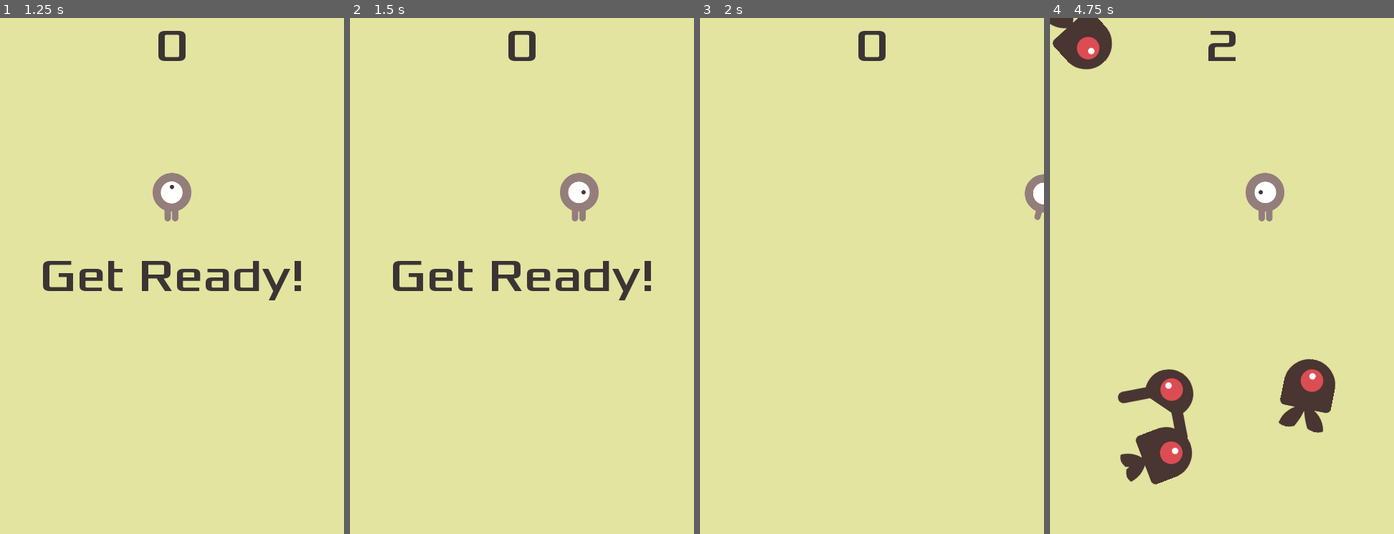
Above: before the commit, frames 1-4 (left to right).
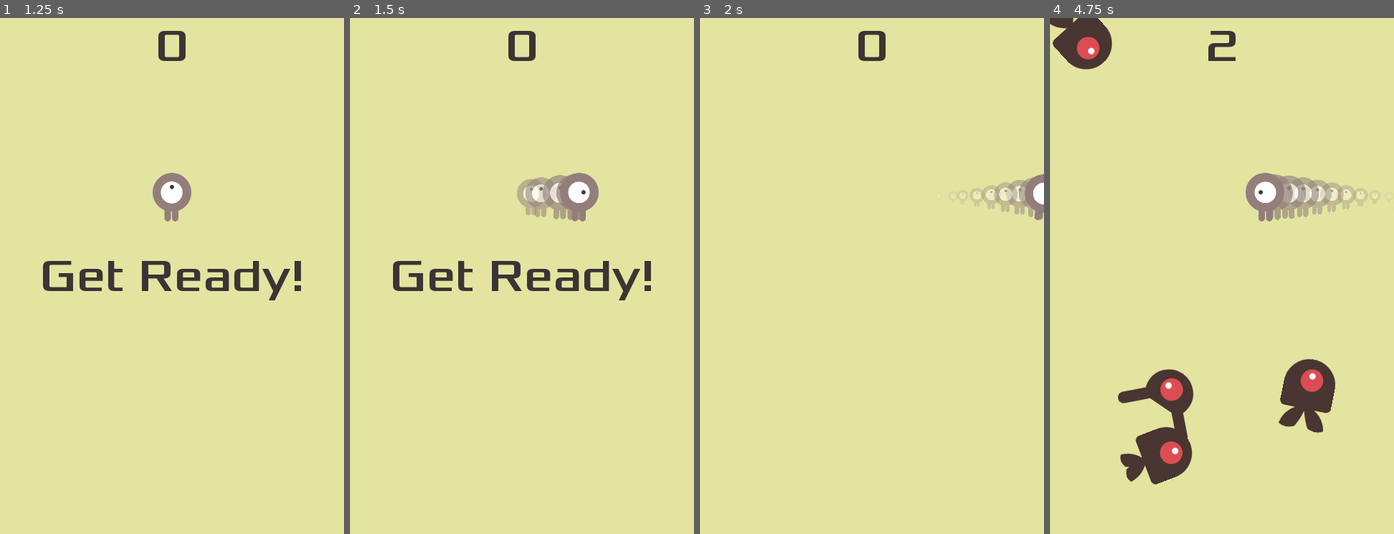
Above: after the commit, the same moments.

Repository: Domogo/dodgeTheCreeps
Game: Godot game, scene res://Main.tscn
Same seed, same stepped clock (60 frames per second), same inputs: the game is played once before the commit and once after it.
Inputs:
- Up to frame 1 (1.25 s): click "Start" at 0.5 s
- Up to frame 2 (1.5 s): tap Enter at 1.25 s; hold Right (ui_right) from 1.28 s (still down)
- Up to frame 3 (2 s): keep holding Right (ui_right)
- Up to frame 4 (4.75 s): release Right (ui_right) at 2.03 s; hold Down (ui_down) 2.03-2.78 s; hold Right (ui_right) 2.78-3.53 s; hold Up (ui_up) 3.53-4.28 s; hold Left (ui_left) from 4.28 s (still down)

Frame 1 is identical in both runs. In frame 2, 0.9% of the frame differs, in the area x 48-67%, y 30-40%; in frame 3, 0.7%; in frame 4, 1.4%, in the area x 64-95%, y 30-40%.

Commit message:
leave a trail when moving

Diff:
--- a/objects/Player.gd
+++ b/objects/Player.gd
@@ -29,8 +29,10 @@
 			$AnimatedSprite.animation = "up"
 			$AnimatedSprite.flip_v = velocity.y > 0
 		$AnimatedSprite.play()
+		$Trail.emitting = true
 	else:
 		$AnimatedSprite.stop()
+		$Trail.emitting = false
 	position += velocity * delta
 	position.x = clamp(position.x, 0, screen_size.x)
 	position.y = clamp(position.y, 0, screen_size.y)
--- a/objects/Player.tscn
+++ b/objects/Player.tscn
@@ -23,6 +23,27 @@
 radius = 26.7972
 height = 14.6014
 
+[sub_resource type="Gradient" id=3]
+colors = PoolColorArray( 1, 1, 1, 0.764706, 1, 1, 1, 0 )
+
+[sub_resource type="GradientTexture" id=4]
+gradient = SubResource( 3 )
+
+[sub_resource type="Curve" id=5]
+_data = [ Vector2( 0.0105601, 0.4714 ), 0.0, 0.0, 0, 0, Vector2( 1, 0.0929999 ), 0.0, 0.0, 0, 0 ]
+
+[sub_resource type="CurveTexture" id=6]
+curve = SubResource( 5 )
+
+[sub_resource type="ParticlesMaterial" id=7]
+flag_disable_z = true
+gravity = Vector3( 0, 0, 0 )
+angular_velocity = -1.0
+orbit_velocity = 0.0
+orbit_velocity_random = 0.0
+scale_curve = SubResource( 6 )
+color_ramp = SubResource( 4 )
+
 [node name="Player" type="Area2D"]
 script = ExtResource( 1 )
 __meta__ = {
@@ -36,4 +57,12 @@
 
 [node name="CollisionShape2D" type="CollisionShape2D" parent="."]
 shape = SubResource( 2 )
+
+[node name="Trail" type="Particles2D" parent="."]
+show_behind_parent = true
+amount = 10
+speed_scale = 2.0
+local_coords = false
+process_material = SubResource( 7 )
+texture = ExtResource( 4 )
 [connection signal="body_entered" from="." to="." method="_on_Player_body_entered"]
Not shown: 1 places in objects/Player.tscn that only renumber resources
